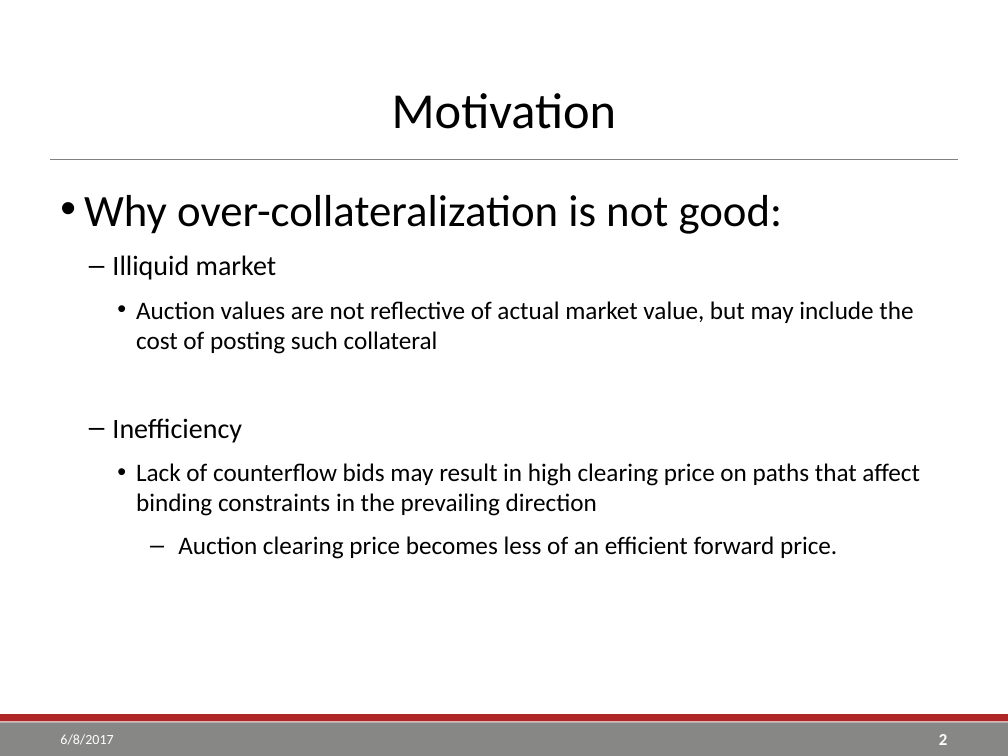
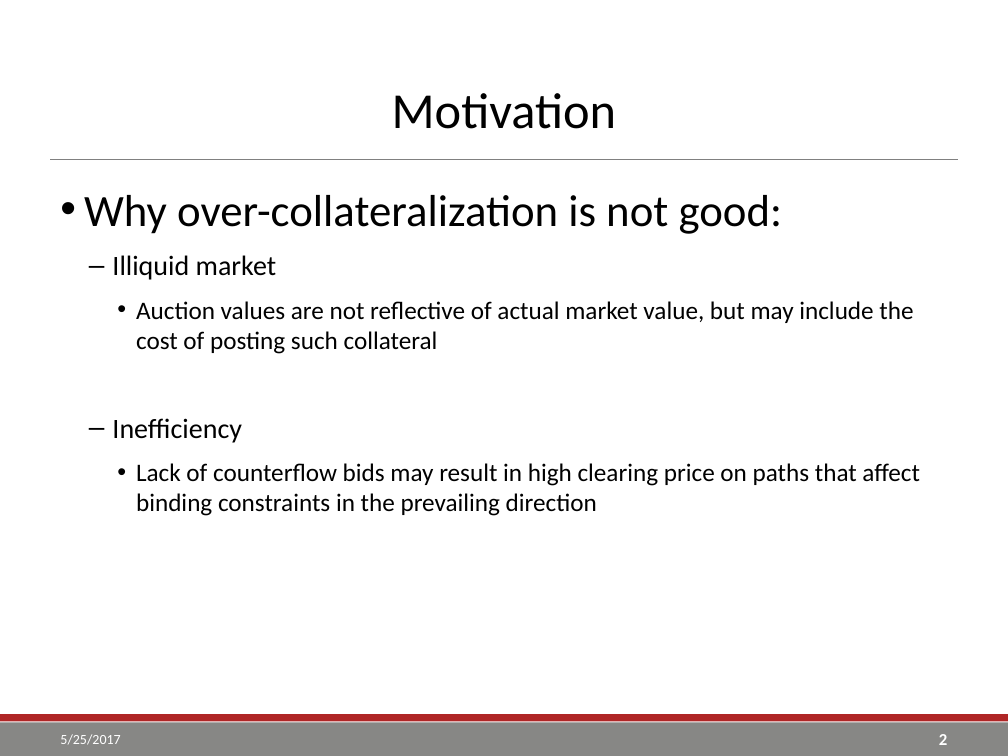
Before and after one commit to go-yohan/sppcredit, a slide deck: slide 2 of ppt/SPP TCR Reference Price Calculation.pptx. Drawn at 1008x756 pixels with LibreOffice and Linux fonts; fonts in the diff are those of the drawing; background and template pictures are left out. Boxes give left, top, right and bottom in pixels: in the first picture for what was removed or moved away, otherwise in the second. Text is boxed around its words. In the diff, an @@ line names an element or a change of style, - is before the commit and + after.

Commit message:
add calcIdealWorstCaseValueByPathSepWeights to reflect what SPP does today where year1 is weighted 75% and year2 is weighted 25%. Earlier implementation looks at 50%/50%.
Save the lstCompareCreditCalc2016.RDS and lstCompareCreditCalc2017.RDS, the result of comparing the reference price current and proposed method.

added shiny app to evaluate the lstCompareCreditCalc results.

added the powerpoint slide deck that we plan to use to facilitate the next CPWG discussion.

```diff
--- a/ppt/SPP TCR Reference Price Calculation.pptx
+++ b/ppt/SPP TCR Reference Price Calculation.pptx
@@ text at (x1=178, y1=536, x2=837, y2=559): paragraph removed @@
-      – Auction clearing price becomes less of an efficient forward price.
@@ text at (x1=60, y1=734, x2=120, y2=745): text changed @@
-6/8/2017
+5/25/2017
```
Also in this commit, not shown: 34 other slides changed, 2 slides added, 21 slides removed, 8 other files.
